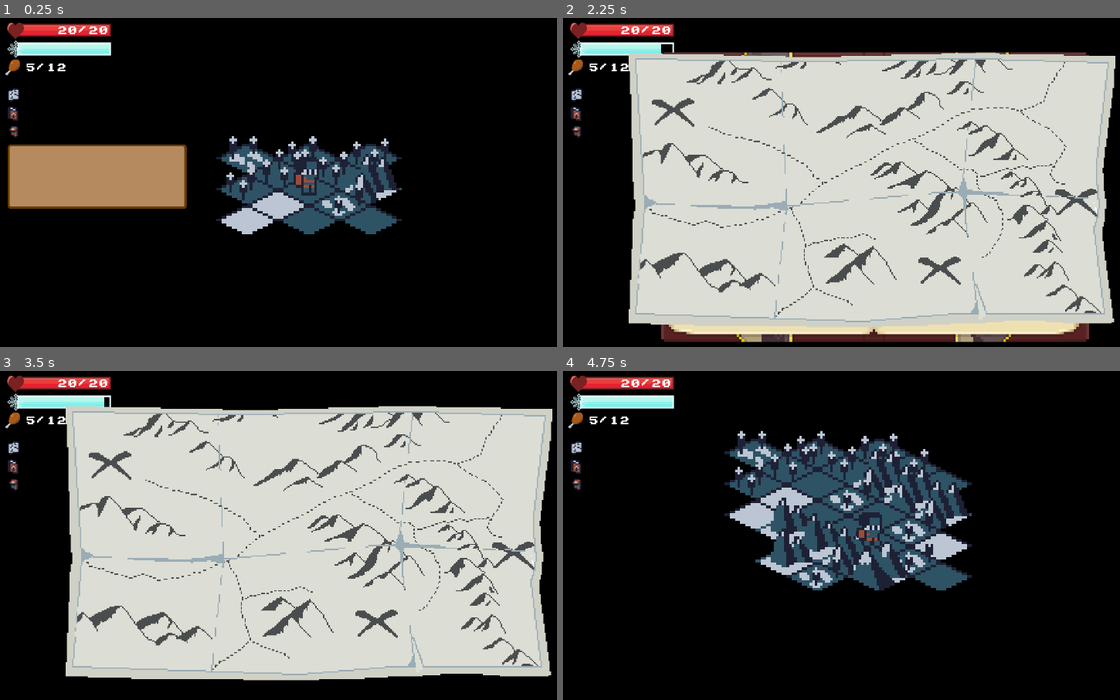
Above: before the commit, frames 1-4 (two rows, left to right).
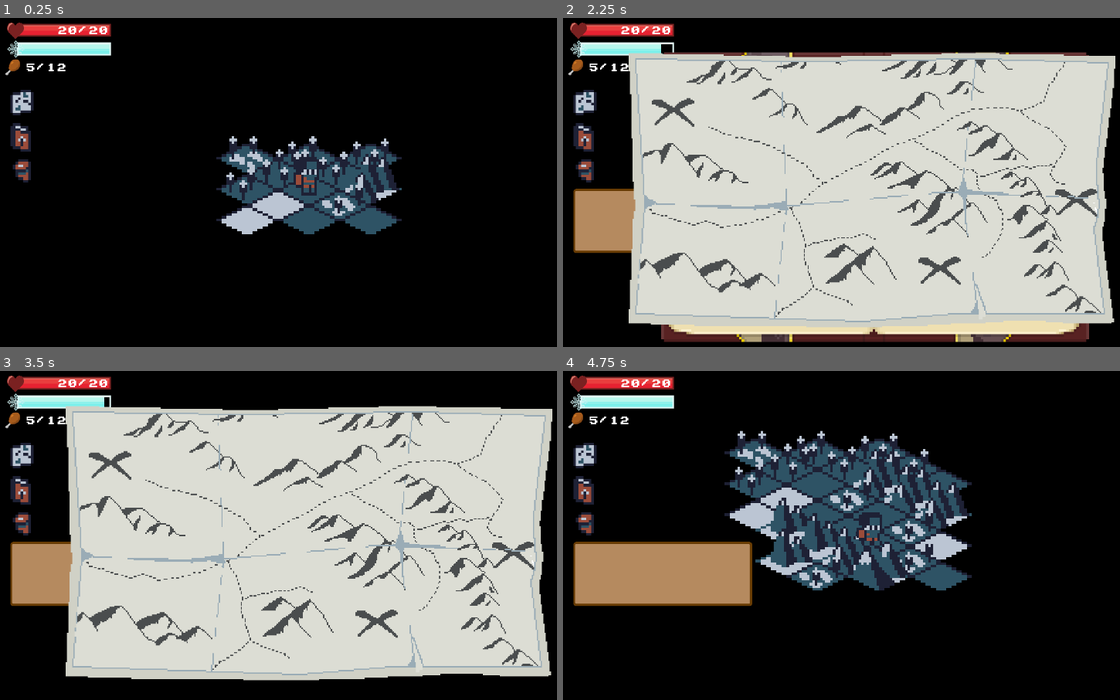
Above: after the commit, the same moments.

Repository: ZeeHatcher/project-forgotten
Game: Godot game, scene res://scenes/main/main.tscn
Same seed, same stepped clock (60 frames per second), same inputs: the game is played once before the commit and once after it. This scene is started directly instead of the project's main scene.
Inputs (mouse positions are in pixels of both pictures, inside the frame that each line leads up to; where the layout moved, square brackets give the same spot in the first picture):
- Up to frame 1 (0.25 s): no input
- Up to frame 2 (2.25 s): click (585, 103) [574, 93] at 0.5 s; click (585, 136) [574, 113] at 1.25 s; click (585, 169) [574, 129] at 2 s
- Up to frame 3 (3.5 s): tap Enter at 2.75 s; move the mouse to (445, 525) at 2.77 s; hold D (move_right) from 2.78 s (still down); hold Tab (journal) from 2.78 s (still down); click (445, 525) at 2.92 s
- Up to frame 4 (4.75 s): tap Space at 3.5 s; move the mouse to (746, 561) at 3.52 s; release D (move_right) at 3.53 s; release Tab (journal) at 3.53 s; hold S (move_down) 3.53-4.28 s; tap Tab (journal) at 3.6 s; tap Enter at 4.25 s; move the mouse to (936, 466) at 4.27 s; hold D (move_right) from 4.28 s (still down); hold Tab (journal) from 4.28 s (still down)

The runs differ from the first frame. In frame 1, 6.8% of the frame differs, in the area x 1-34%, y 21-58%; in frame 2, 2.9%; in frame 3, 2.9%; in frame 4, 7.1%, in the area x 1-34%, y 21-72%.

Commit message:
chore: resize icons

Diff:
--- a/scenes/main/main.tscn
+++ b/scenes/main/main.tscn
@@ -79,6 +79,11 @@
 tint_progress = Color( 0.521569, 0.156863, 0.156863, 1 )
 
 [node name="InventoryList" parent="CanvasLayer" instance=ExtResource( 12 )]
+visible = false
+margin_left = -1888.0
+margin_top = -544.0
+margin_right = -1332.0
+margin_bottom = -344.0
 items = [ "Item 0", null, false, "Item 1", null, false, "Climbing Gear", null, false, "Car Battery", null, false ]
 
 [node name="Journal" parent="CanvasLayer" instance=ExtResource( 18 )]
--- a/scenes/tutorial/tutorial.tscn
+++ b/scenes/tutorial/tutorial.tscn
@@ -88,6 +88,7 @@
 margin_top = -688.0
 margin_right = -1347.0
 margin_bottom = -488.0
+items = [ "Item 0", null, false, "Item 1", null, false, "Climbing Gear", null, false, "Car Battery", null, false ]
 
 [node name="TemperatureBar" type="TextureProgress" parent="CanvasLayer"]
 unique_name_in_owner = true
--- a/ui/hud/hud.tscn
+++ b/ui/hud/hud.tscn
@@ -21,7 +21,7 @@
 margin_left = 16.0
 margin_top = 16.0
 margin_right = 1904.0
-margin_bottom = 380.0
+margin_bottom = 524.0
 
 [node name="HealthBar" parent="VBoxContainer" instance=ExtResource( 5 )]
 margin_right = 1888.0
@@ -41,52 +41,55 @@
 
 [node name="MarginContainer" type="MarginContainer" parent="VBoxContainer"]
 margin_top = 172.0
-margin_right = 48.0
-margin_bottom = 364.0
+margin_right = 96.0
+margin_bottom = 508.0
 size_flags_horizontal = 0
 size_flags_vertical = 0
 custom_constants/margin_top = 32
 
 [node name="Icons" type="VBoxContainer" parent="VBoxContainer/MarginContainer"]
 margin_top = 32.0
-margin_right = 48.0
-margin_bottom = 192.0
+margin_right = 96.0
+margin_bottom = 336.0
 custom_constants/separation = 8
 
 [node name="MapButton" type="TextureButton" parent="VBoxContainer/MarginContainer/Icons"]
 pause_mode = 2
 unique_name_in_owner = true
-margin_right = 48.0
-margin_bottom = 48.0
-rect_min_size = Vector2( 48, 48 )
+margin_right = 96.0
+margin_bottom = 96.0
+rect_min_size = Vector2( 96, 96 )
 size_flags_horizontal = 0
 size_flags_vertical = 0
 texture_normal = ExtResource( 2 )
 expand = true
+stretch_mode = 5
 
 [node name="JournalButton" type="TextureButton" parent="VBoxContainer/MarginContainer/Icons"]
 pause_mode = 2
 unique_name_in_owner = true
-margin_top = 56.0
-margin_right = 48.0
-margin_bottom = 104.0
-rect_min_size = Vector2( 48, 48 )
+margin_top = 104.0
+margin_right = 96.0
+margin_bottom = 200.0
+rect_min_size = Vector2( 96, 96 )
 size_flags_horizontal = 0
 size_flags_vertical = 0
 texture_normal = ExtResource( 3 )
 expand = true
+stretch_mode = 5
 
 [node name="InventoryButton" type="TextureButton" parent="VBoxContainer/MarginContainer/Icons"]
 pause_mode = 2
 unique_name_in_owner = true
-margin_top = 112.0
-margin_right = 48.0
-margin_bottom = 160.0
-rect_min_size = Vector2( 48, 48 )
+margin_top = 208.0
+margin_right = 96.0
+margin_bottom = 304.0
+rect_min_size = Vector2( 96, 96 )
 size_flags_horizontal = 0
 size_flags_vertical = 0
 texture_normal = ExtResource( 7 )
 expand = true
+stretch_mode = 5
 
 [connection signal="pressed" from="VBoxContainer/MarginContainer/Icons/MapButton" to="." method="_on_MapButton_pressed"]
 [connection signal="pressed" from="VBoxContainer/MarginContainer/Icons/JournalButton" to="." method="_on_JournalButton_pressed"]
